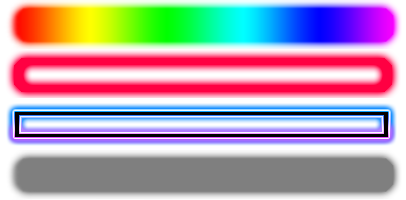
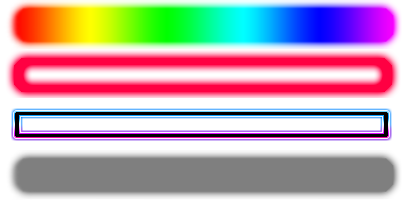
The second 406 x 200 image is a revision of the first. Changes to its layers:
hid "barra body copia" over [6,103,397,146]
added layer "barra body copia 2" above "barra body" over [11,108,392,141]
painted on "Rectángulo 1 copia 3" over [15,112,388,137]
